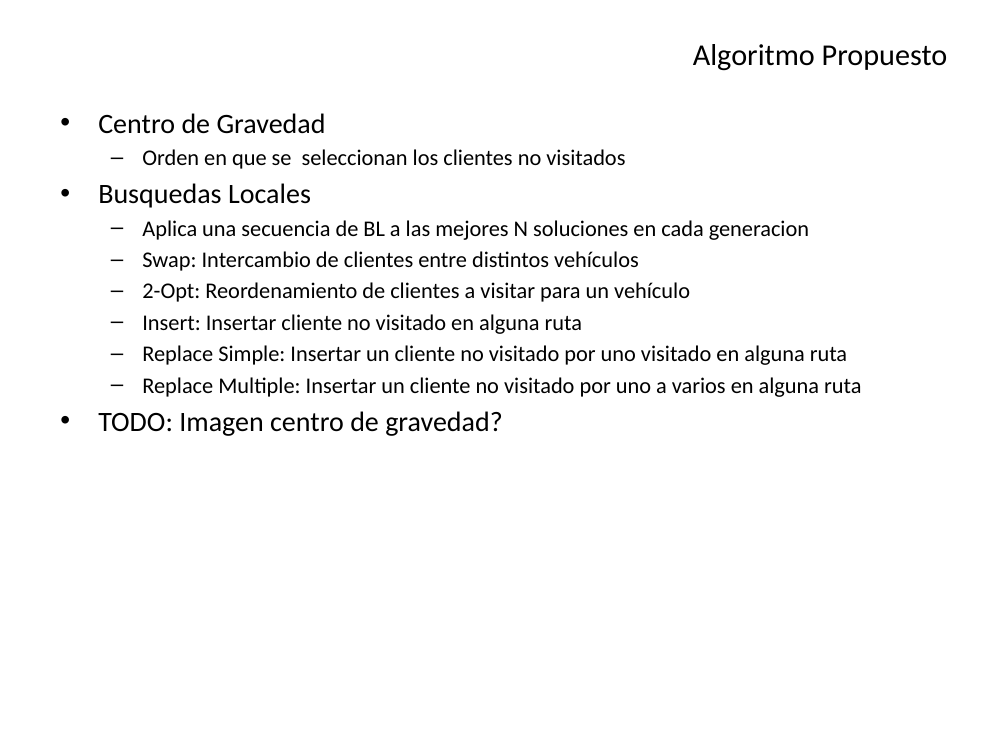
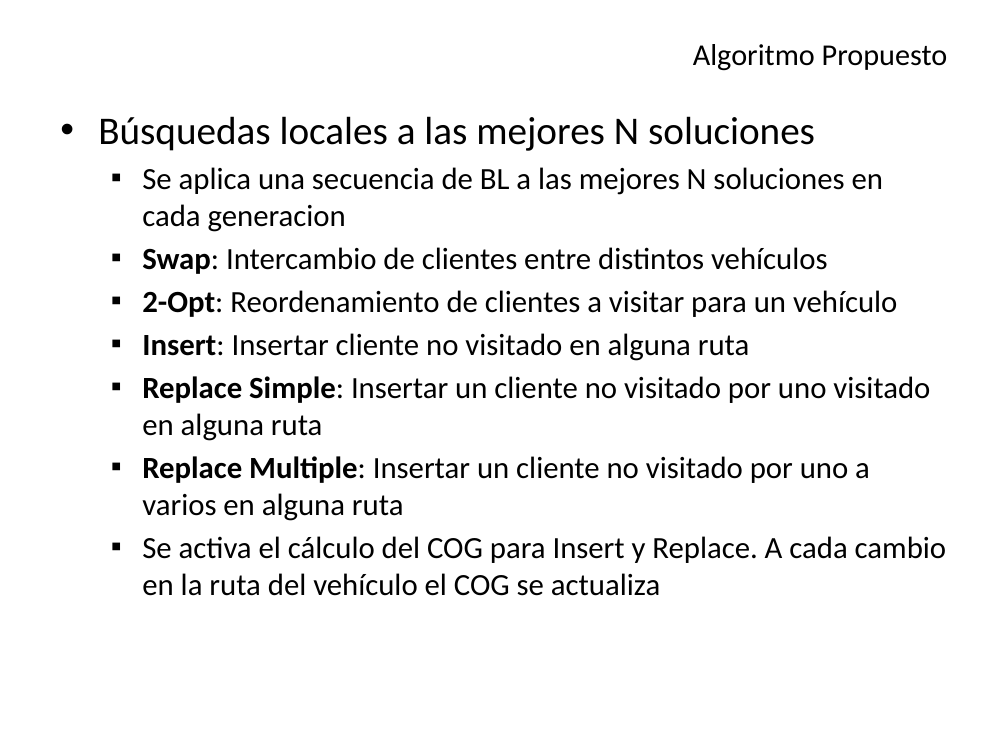
Before and after one commit to Aleitox/TopBrkga, a slide deck: slide 13 of TesisPaper/Defensa/Biased Random Key Genetic Algorithm.pptx (slide 12 before the commit). Drawn at 1008x756 pixels with LibreOffice and Linux fonts; fonts in the diff are those of the drawing. Boxes give left, top, right and bottom in pixels: in the first picture for what was removed or moved away, otherwise in the second. Text is boxed around its words. In the diff, an @@ line names an element or a change of style, - is before the commit and + after.

```diff
--- a/TesisPaper/Defensa/Biased Random Key Genetic Algorithm.pptx
+++ b/TesisPaper/Defensa/Biased Random Key Genetic Algorithm.pptx
@@ text at [98,116,883,232]: text changed; size 16 to 22 pt @@
-• Centro de Gravedad
-  – Orden en que se seleccionan los clientes no visitados
-• Busquedas Locales
-  – Aplica una secuencia de BL a las mejores N soluciones en cada generacion
+• Búsquedas locales a las mejores N soluciones
+  ▪ Se aplica una secuencia de BL a las mejores N soluciones en cada generacion
@@ text at [142,247,930,521]: size 16 to 22 pt in "Swap: Intercambio de clientes entre distintos vehículos", "2-Opt: Reordenamiento de clientes a visitar para ...", "Insert: Insertar cliente no visitado en alguna ...", "Replace Simple: Insertar un cliente no visitado ..." and 1 more places; bold on in "Swap:", "2-Opt:", "Insert:", "Replace Simple:" and 1 more places; bullet – to ▪; more space between paragraphs @@
@@ text at [142,536,946,596]: text changed; size 20 to 22 pt @@
-• TODO: Imagen centro de gravedad?
+  ▪ Se activa el cálculo del COG para Insert y Replace. A cada cambio en la ruta del vehículo el COG se actualiza
```
Also in this commit, not shown: 6 other slides changed, 2 slides added, 1 slide removed, 1 other file.
